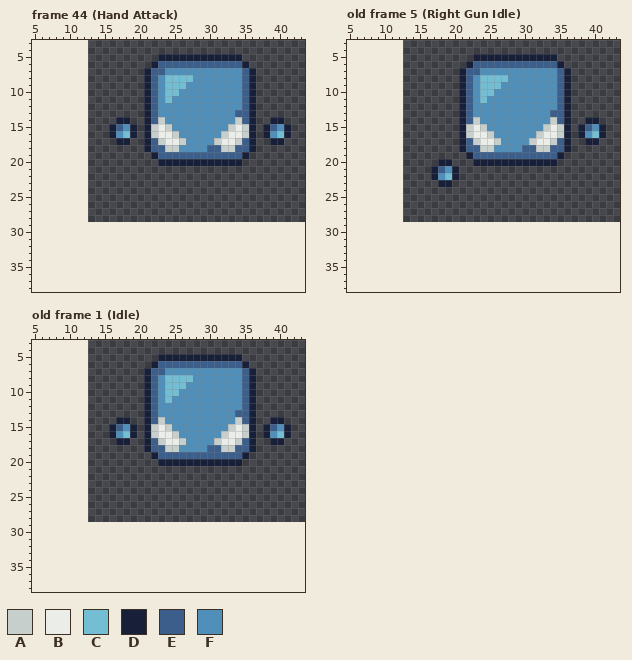
Edited in one commit: pixel-art file (Assets/Sprites/Player/Player.aseprite). Above: the version before the commit.
32x29 pixels, 44 frames. Shown: frame 44 (Hand Attack): x 5..43, y 3..38; old frame 5 (Right Gun Idle): x 5..43, y 3..38; old frame 1 (Idle): x 5..43, y 3..38. The old version is drawn lined up with the new one, on the new canvas. The commit also changed other frames, which this record leaves out.
Visible layers, top first: "Head", "Hands", "Legs".
Palette (. is transparent): A #c7cfcc  B #ebede9  C #73bed3  D #172038  E #3c5e8b  F #4f8fba
Pixels before, frame 44 (Hand Attack), first column x 16:
 5 .......DDDDDDDDDDDD.......
 6 ......DEEEEEEEEEEEED......
 7 .....DEEFFFFFFFFFFFED.....
 8 .....DEFCCCCFFFFFFFED.....
 9 .....DEFCCCFFFFFFFFED.....
10 .....DEFCCFFFFFFFFFED.....
11 .....DEFCFFFFFFFFFFED.....
12 .....DEFFFFFFFFFFFFED.....
13 .....DEFFFFFFFFFFFEED.....
14 .DD..DEAFFFFFFFFFFAED..DD.
15 DEFD.DABAFFFFFFFFABAD.DEFD
16 DFCD.DABBAFFFFFFABBAD.DFCD
17 .DD..DEABBAFFFFABBAED..DD.
18 .....DEEAAFFFFEEAAEED.....
19 ......DEEEEEEEEEEEED......
20 .......DDDDDDDDDDDD.......
Pixels before, old frame 5 (Right Gun Idle), first column x 17:
 5 ......DDDDDDDDDDDD.......
 6 .....DEEEEEEEEEEEED......
 7 ....DEEFFFFFFFFFFFED.....
 8 ....DEFCCCCFFFFFFFED.....
 9 ....DEFCCCFFFFFFFFED.....
10 ....DEFCCFFFFFFFFFED.....
11 ....DEFCFFFFFFFFFFED.....
12 ....DEFFFFFFFFFFFFED.....
13 ....DEFFFFFFFFFFFEED.....
14 ....DEAFFFFFFFFFFAED..DD.
15 ....DABAFFFFFFFFABAD.DEFD
16 ....DABBAFFFFFFABBAD.DFCD
17 ....DEABBAFFFFABBAED..DD.
18 ....DEEAAFFFFEEAAEED.....
19 .....DEEEEEEEEEEEED......
20 .DD...DDDDDDDDDDDD.......
21 DEFD.....................
22 DFCD.....................
23 .DD......................
Pixels before, old frame 1 (Idle), first column x 16:
 5 .......DDDDDDDDDDDD.......
 6 ......DEEEEEEEEEEEED......
 7 .....DEEFFFFFFFFFFFED.....
 8 .....DEFCCCCFFFFFFFED.....
 9 .....DEFCCCFFFFFFFFED.....
10 .....DEFCCFFFFFFFFFED.....
11 .....DEFCFFFFFFFFFFED.....
12 .....DEFFFFFFFFFFFFED.....
13 .....DEFFFFFFFFFFFEED.....
14 .DD..DEAFFFFFFFFFFAED..DD.
15 DEFD.DABAFFFFFFFFABAD.DEFD
16 DFCD.DABBAFFFFFFABBAD.DFCD
17 .DD..DEABBAFFFFABBAED..DD.
18 .....DEEAAFFFFEEAAEED.....
19 ......DEEEEEEEEEEEED......
20 .......DDDDDDDDDDDD.......
After the commit:
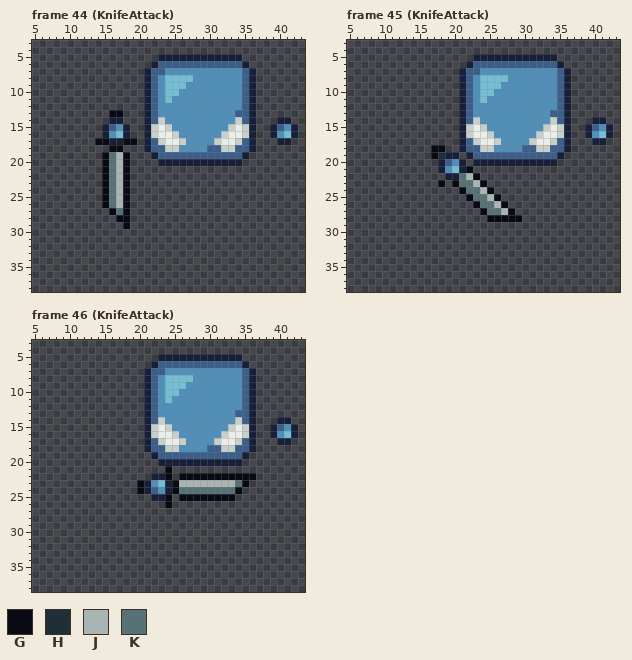
Colours new in this view: G #090a14  H #202e37  J #a8b5b2  K #577277
A new or re-ordered frame is compared with the old frame closest to it.
The edit:
canvas 32x29 -> 58x45, the old top-left corner now at 13,0
frames 44 -> 49
Changed rows in their new state; - is an unchanged pixel.
Frame 44 (KnifeAttack):
first column x 14:
13 --GG-------------------------
14 --D-.--------------------.-D-
15 -DEFD.------------------.DEFD
16 -DFCD.------------------.DFCD
17 GGD-GG-------------------.-D-
18 --GG-------------------------
19 -GKJG------------------------
20 -GKJG------------------------
21 -GKJG------------------------
22 -GKJG------------------------
23 -GKJG------------------------
24 -GKJG------------------------
25 -GKJG------------------------
26 -GKJG------------------------
27 --GKG------------------------
28 ---GG------------------------
29 ----G------------------------
Frame 45 (KnifeAttack) is new; against old frame 5 (Right Gun Idle):
first column x 17:
14 ----------------------.-D-
15 ---------------------.DEFD
16 ---------------------.DFCD
17 ----------------------.-D-
18 GG------------------------
19 GHDD----------------------
20 --EFD---------------------
21 .D-CDG--------------------
22 ..D-KJG-------------------
23 -G.GKKJG------------------
24 ----GKKJG-----------------
25 -----GKKJG----------------
26 ------GKKJG---------------
27 -------GKKJG--------------
28 --------GGGGG-------------
Frame 46 (KnifeAttack) is new; against old frame 1 (Idle):
first column x 16:
14 -..--------------------.-D-
15 ....------------------.DEFD
16 ....------------------.DFCD
17 -..--------------------.-D-
first column x 20:
21 ----G------------
22 --DDG-GGGGGGGGGGG
23 GDFCDGJJJJJJJJKG-
24 GDEFDGKKKKKKKKG--
25 --DDG-GGGGGGGG---
26 ----G------------
